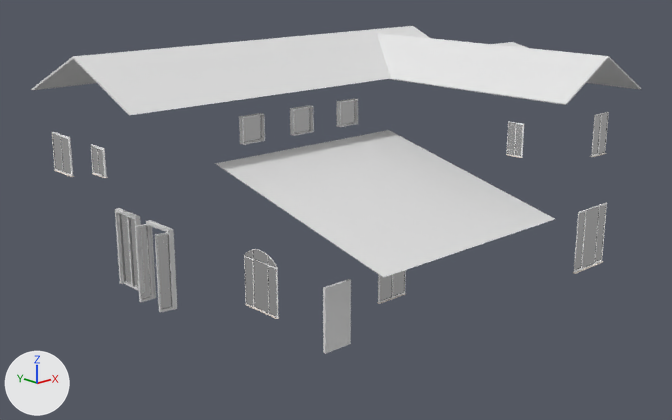
Two versions of the Blender file main.blend, one commit apart.
Camera for both pictures: a camera (50 mm lens) standing at (-74.9, -60.4, 34.2) and looking at (-14.2, 4.9, 8.2). The lights are fixed; the arrows at lower left show +X, +Y and +Z.

In view in the first picture: 'Cube.002', 'Cube.003', 'Cube.006', 'Door', 'Door.001', 'Door.003', 'Door.004', 'DoorFrame', 'Window.001', 'Window.003', 'Window.004', 'Window.005'.
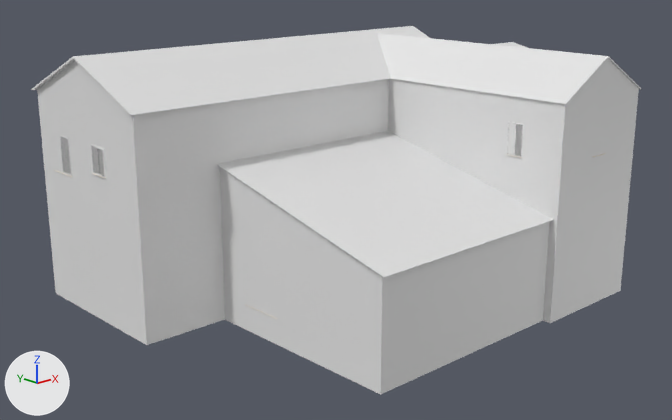
Where the newer file only moved an object's origin or applied its transform, the numbers keep the older frame.

Boxes [x1, y1, x2, y2] around the edits, measured in the pictures (672 x 420 px):
'HouseBase', shown: after [37, 59, 639, 395]
'Window.004', unchanged, covered by the edit: before [244, 249, 279, 319]; after [245, 304, 277, 319]
'Window.001', unchanged, covered by the edit: before [573, 202, 607, 274]
'Door.004', unchanged, covered by the edit: before [327, 283, 349, 353]

The change, as a list of edits to the scene's bpy script:
```text
Change ob_housebase:
    remove ob_housebase.hide_set(True)
```
